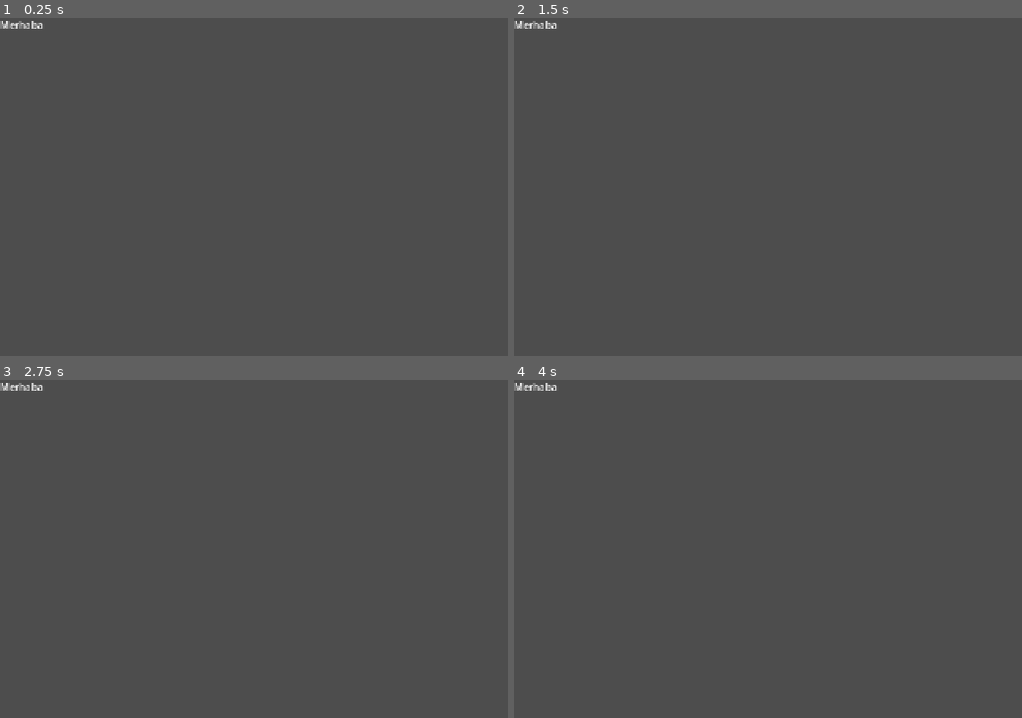
Above: before the commit, frames 1-4 (two rows, left to right).
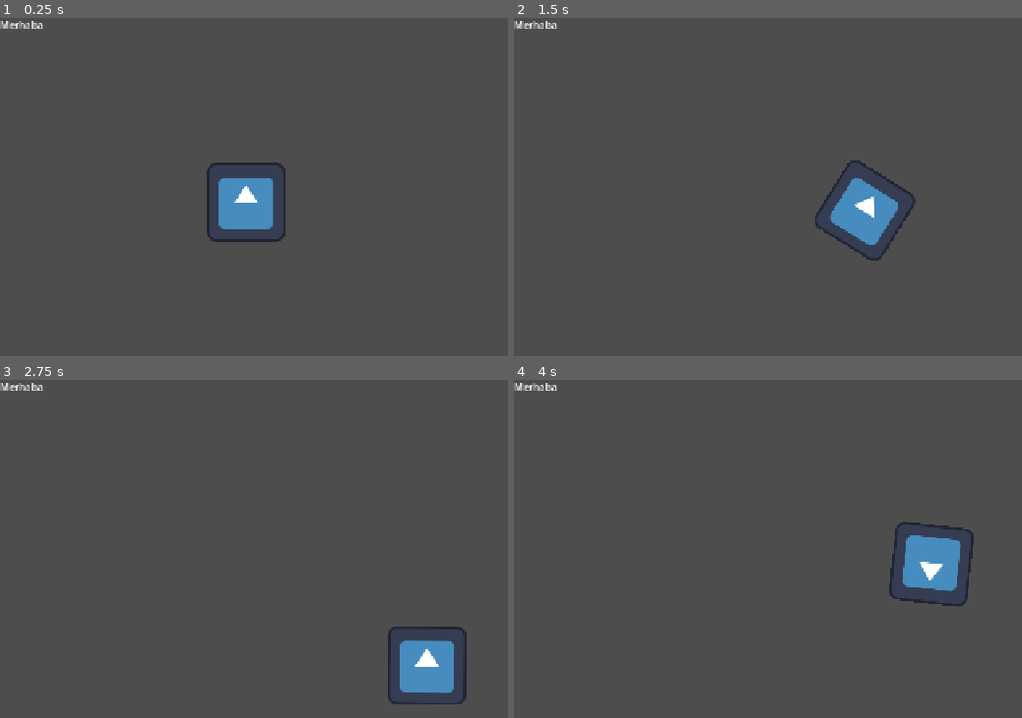
Above: after the commit, the same moments.

Repository: tubaiskol/Mavi-Donus-Hackathon-Team22
Game: Godot game, scene res://scenes/main.tscn
Two runs of this game, one before a commit and one after it. Both use one fixed random seed, a clock stepped at 60 frames per second and the inputs below. The engine's default icon, where the game draws it, is replaced by a stand-in: a white triangle on a blue panel in a dark square.
Inputs:
- Up to frame 1 (0.25 s): no input
- Up to frame 2 (1.5 s): tap Enter at 0.5 s; hold Right (move_right) 0.53-1.28 s; hold Down (move_down) from 1.28 s (still down)
- Up to frame 3 (2.75 s): release Down (move_down) at 2.03 s; hold Right (move_right) from 2.03 s (still down)
- Up to frame 4 (4 s): release Right (move_right) at 2.78 s; hold Up (move_up) 2.78-3.53 s; hold Left (move_left) from 3.53 s (still down)

The runs differ from the first frame. In frame 1, 2.1% of the frame differs, in the area x 40-57%, y 42-67%; in frame 2, 2.1%; in frame 3, 2.1%, in the area x 76-92%, y 72-96%; in frame 4, 2.1%.

Commit message:
GameState degiskenleri ve temel oyun durumu eklendi

Diff:
--- /dev/null
+++ b/scenes/boat.tscn
@@ -0,0 +1,24 @@
+[gd_scene format=3 uid="uid://dal13eh2yd3x8"]
+
+[ext_resource type="Texture2D" uid="uid://r80761wkkjmw" path="res://icon.svg" id="1_0063d"]
+[ext_resource type="Script" uid="uid://b87t225yf37d0" path="res://scripts/boat.gd" id="1_qyrje"]
+
+[sub_resource type="CircleShape2D" id="CircleShape2D_ypjg4"]
+radius = 16.0
+
+[sub_resource type="CircleShape2D" id="CircleShape2D_boj5w"]
+radius = 40.0
+
+[node name="Boat" type="CharacterBody2D" unique_id=2030048938]
+script = ExtResource("1_qyrje")
+
+[node name="Sprite2D" type="Sprite2D" parent="." unique_id=394779275]
+texture = ExtResource("1_0063d")
+
+[node name="CollisionShape2D" type="CollisionShape2D" parent="." unique_id=1397960002]
+shape = SubResource("CircleShape2D_ypjg4")
+
+[node name="PickupArea" type="Area2D" parent="." unique_id=1158865846]
+
+[node name="CollisionShape2D" type="CollisionShape2D" parent="PickupArea" unique_id=1672821819]
+shape = SubResource("CircleShape2D_boj5w")
--- a/scenes/main.tscn
+++ b/scenes/main.tscn
@@ -1,4 +1,6 @@
 [gd_scene format=3 uid="uid://dkinyhihgksox"]
+
+[ext_resource type="PackedScene" uid="uid://dal13eh2yd3x8" path="res://scenes/boat.tscn" id="1_o5qli"]
 
 [node name="Main" type="Node2D" unique_id=697647994]
 
@@ -6,3 +8,6 @@
 offset_right = 70.0
 offset_bottom = 23.0
 text = "Merhaba"
+
+[node name="Boat" parent="." unique_id=2030048938 instance=ExtResource("1_o5qli")]
+position = Vector2(400, 300)
--- /dev/null
+++ b/scripts/boat.gd
@@ -0,0 +1,39 @@
+extends CharacterBody2D
+
+const ACCELERATION := 900.0   # hızlanma
+const FRICTION := 700.0       # yavaşlama
+const EDGE_MARGIN := Vector2(24, 24)  # ekran kenarından boşluk
+
+@onready var sprite: Sprite2D = $Sprite2D
+@onready var pickup_shape: CollisionShape2D = $PickupArea/CollisionShape2D
+
+
+func _ready() -> void:
+	_update_pickup_radius()
+
+
+func _physics_process(delta: float) -> void:
+	var input_dir := Input.get_vector("move_left", "move_right", "move_up", "move_down")
+
+	if input_dir != Vector2.ZERO:
+		velocity = velocity.move_toward(input_dir * GameState.boat_speed, ACCELERATION * delta)
+	else:
+		velocity = velocity.move_toward(Vector2.ZERO, FRICTION * delta)
+
+	move_and_slide()
+
+	# Ekran sınırları dışına çıkma
+	var screen := get_viewport_rect()
+	position = position.clamp(screen.position + EDGE_MARGIN, screen.end - EDGE_MARGIN)
+
+	# Hareket yönüne doğru yumuşak dönüş (sprite sağa bakıyorsa)
+	if velocity.length() > 10.0:
+		sprite.rotation = lerp_angle(sprite.rotation, velocity.angle(), 10.0 * delta)
+
+	_update_pickup_radius()
+
+
+func _update_pickup_radius() -> void:
+	var circle := pickup_shape.shape as CircleShape2D
+	if circle and not is_equal_approx(circle.radius, GameState.pickup_radius):
+		circle.radius = GameState.pickup_radius
--- a/scripts/game_state.gd
+++ b/scripts/game_state.gd
@@ -1,11 +1,61 @@
 extends Node
 
+signal pollution_changed(value: float)
+signal coins_changed(value: int)
+signal round_ended
+signal game_won
+signal game_lost
 
-# Called when the node enters the scene tree for the first time.
-func _ready() -> void:
-	pass # Replace with function body.
+var pollution := 60.0
+var emission_per_sec := 1.5
+var has_solar := false
+
+var trash_value := -4.0
+var turtle_value := -10.0
+var fish_penalty := 5.0
+
+var coins := 0
+var boat_speed := 220.0
+var pickup_radius := 40.0
+
+var round_time := 60.0
+var current_round := 1
+var running := false
+var game_over := false
 
 
-# Called every frame. 'delta' is the elapsed time since the previous frame.
 func _process(delta: float) -> void:
-	pass
+	if running and not game_over and not has_solar:
+		add_pollution(emission_per_sec * delta)
+
+
+func add_pollution(amount: float) -> void:
+	if game_over:
+		return
+
+	pollution = clampf(pollution + amount, 0.0, 100.0)
+	pollution_changed.emit(pollution)
+
+	if pollution >= 100.0:
+		game_over = true
+		running = false
+		game_lost.emit()
+
+
+func add_coins(amount: int) -> void:
+	coins += amount
+	coins_changed.emit(coins)
+
+
+func reset() -> void:
+	pollution = 60.0
+	has_solar = false
+	coins = 0
+	boat_speed = 220.0
+	pickup_radius = 40.0
+	current_round = 1
+	running = false
+	game_over = false
+
+	pollution_changed.emit(pollution)
+	coins_changed.emit(coins)
Not shown, added: scripts/boat.gd.uid
